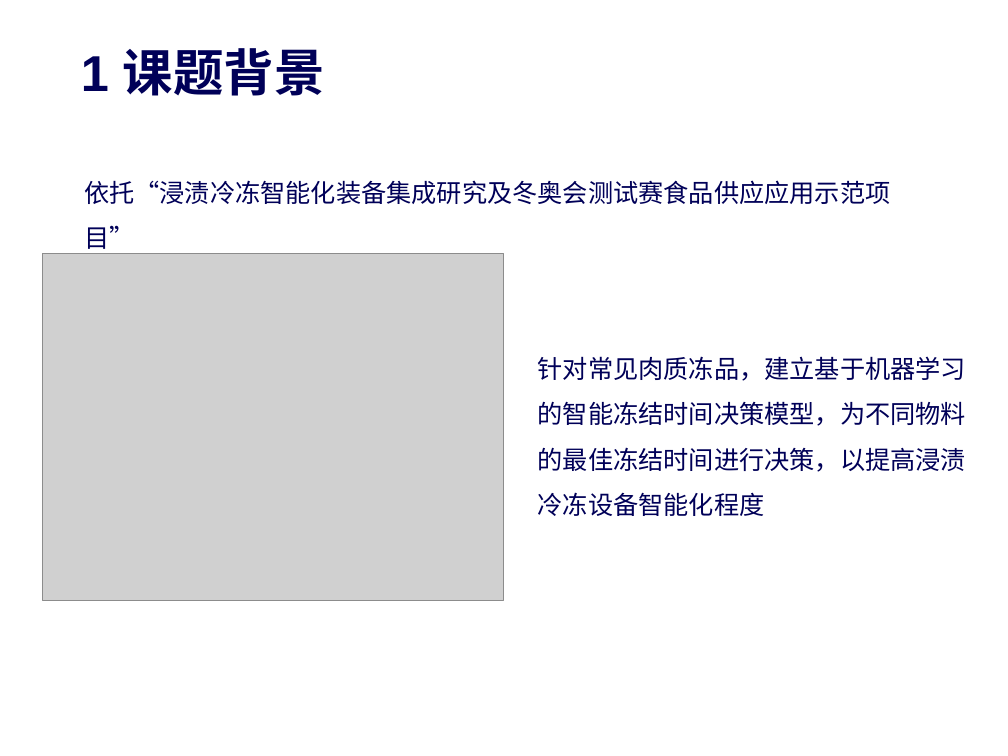
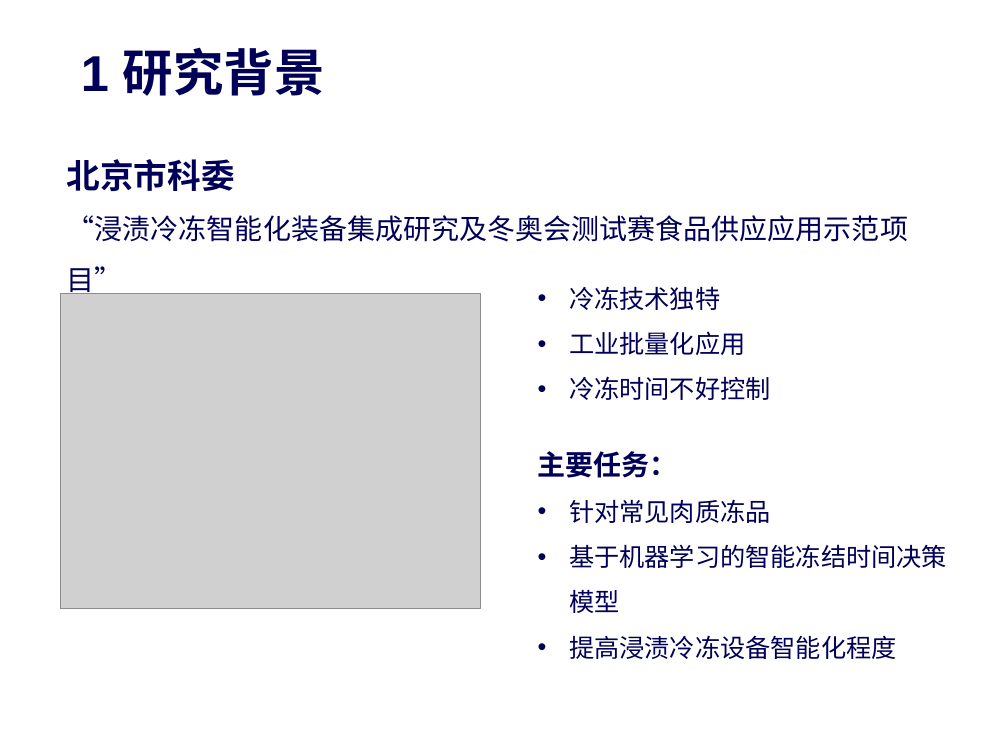
Before and after one commit to zhou-xingxing/graduate_work, a slide deck: slide 3 of 开题答辩-许茂泽.pptx. Drawn at 1008x756 pixels with LibreOffice and Linux fonts; fonts in the diff are those of the drawing; grey boxes stand for pictures; background and template pictures are left out. Boxes give left, top, right and bottom in pixels: in the first picture for what was removed or moved away, otherwise in the second. Text is boxed around its words. In the diff, an @@ line names an element or a change of style, - is before the commit and + after.

```diff
--- a/开题答辩-许茂泽.pptx
+++ b/开题答辩-许茂泽.pptx
@@ title at (81, 47, 325, 96): text changed @@
-1 课题背景
+1 研究背景
@@ text at (67, 159, 908, 242): text changed; size 18 to 20 pt @@
-依托“浸渍冷冻智能化装备集成研究及冬奥会测试赛食品供应应用示范项目”
+北京市科委
+“浸渍冷冻智能化装备集成研究及冬奥会测试赛食品供应应用示范项目”
@@ picture: place and size @@
-picture at (42, 254, 504, 601)
+picture at (60, 293, 480, 609)
@@ text added at (569, 286, 771, 400), 18 pt, text #000058 @@
+• 冷冻技术独特
+• 工业批量化应用
+• 冷冻时间不好控制
@@ text at (538, 451, 947, 659): text changed @@
-针对常见肉质冻品，建立基于机器学习的智能冻结时间决策模型，为不同物料的最佳冻结时间进行决策，以提高浸渍冷冻设备智能化程度
+主要任务：
+• 针对常见肉质冻品
+• 基于机器学习的智能冻结时间决策模型
+• 提高浸渍冷冻设备智能化程度
```
Also in this commit, not shown: 6 other slides changed, 3 slides added, 1 slide removed, 1 other file.
